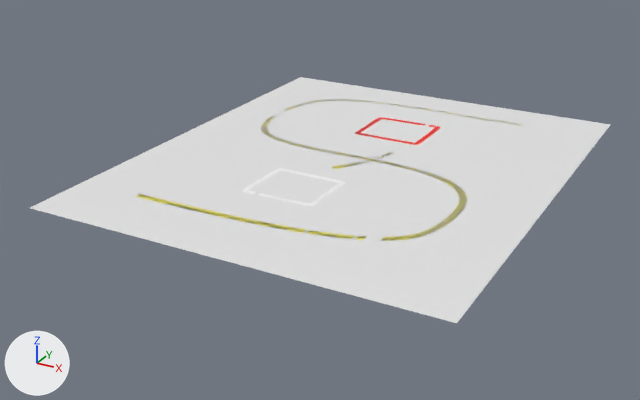
The FBX model Assets/Meshes/tape2.fbx as it was, and as the next commit left it.
Rendered twice from a 50 mm lens placed at (4.62, -9.29, 4.02), pointed at (-0.28, -0.37, -0.44). Lighting does not change. The marker at lower left points along +X, +Y and +Z. Where no turn or scale is listed for an object, it has been applied to the vertices. Vertices at the same position are counted once.
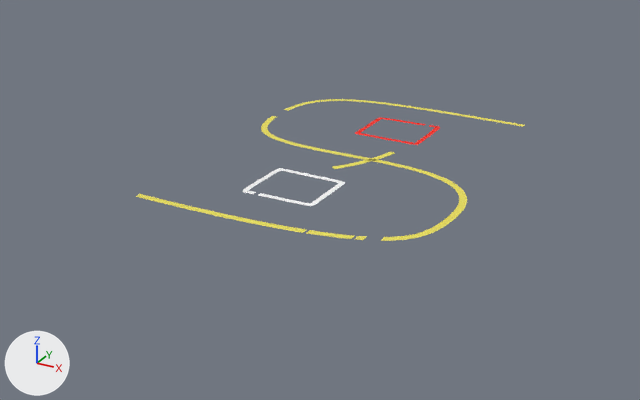
Where the newer file only moved an object's origin or applied its transform, the numbers keep the older frame.

Boxes (x1, y1, x2, y2) around the edits, measured in the pictures (640 x 400 px):
'Plane.001', deleted: before (30, 77, 611, 323)
part 1 of me_plane, cut back: before (135, 99, 515, 241); after (139, 99, 523, 241)
part 2 of me_plane, surface changed: before (145, 102, 465, 240); after (145, 99, 488, 240)
part 3 of me_plane_009, cut back: (243, 168, 345, 206) in both
part 4 of me_plane_008, cut back: before (332, 151, 394, 169); after (332, 152, 395, 169)
part 5 of me_plane_010, cut back: (355, 117, 440, 145) in both

The change, as a diff of the scene's bpy script:
```diff
--- a/Assets/Meshes/tape2.fbx.py
+++ b/Assets/Meshes/tape2.fbx.py
@@ me_plane_009 @@
 # used by ob_plane_003; location = (2.395, -2.609, 0.0)
-me_plane_009.from_pydata(...)  # 5253 vertices, 4700 faces; spans x -3.117..-2.163, y 1.125..1.973, z 0.0
+me_plane_009.from_pydata(...)  # 2961 vertices, 3526 faces; spans x -3.117..-2.163, y 1.125..1.973, z 0.0
+# me_plane_009 part 3: 26 vertices moved from x -3.095..-2.192, y 1.159..1.961, z 0.0 to x -3.092..-2.178, y 1.162..1.957, z 0.0; 3605 vertices removed from x -3.114..-2.164, y 1.125..1.972, z 0.0; 1313 vertices added at x -3.114..-2.165, y 1.125..1.972, z 0.0
 me_plane_009.materials.append(mat_material_003)
@@ me_plane_008 @@
 # used by ob_plane_002; location = (-0.446, 0.171, 0.0)
-me_plane_008.from_pydata(...)  # 835 vertices, 704 faces; spans x 0.282..0.783, y -0.522..0.37, z 0.0
+me_plane_008.from_pydata(...)  # 496 vertices, 525 faces; spans x 0.282..0.783, y -0.522..0.37, z 0.0
+# me_plane_008 part 4: 5 vertices moved from x 0.466..0.743, y -0.23..0.245, z 0.0 to x 0.475..0.738, y -0.247..0.246, z 0.0; 512 vertices removed from x 0.297..0.774, y -0.507..0.365, z 0.0; 173 vertices added at x 0.301..0.775, y -0.492..0.365, z 0.0
 me_plane_008.materials.append(mat_material_002)
@@ me_plane_010 @@
 # used by ob_plane_004; location = (-2.644, 2.887, 0.0)
-me_plane_010.from_pydata(...)  # 5232 vertices, 4700 faces; spans x 2.166..3.12, y -1.968..-1.12, z 0.0
+me_plane_010.from_pydata(...)  # 2944 vertices, 3462 faces; spans x 2.166..3.12, y -1.968..-1.12, z 0.0
+# me_plane_010 part 5: 45 vertices moved from x 2.175..3.112, y -1.952..-1.127, z 0.0 to x 2.178..3.109, y -1.949..-1.131, z 0.0; 3582 vertices removed from x 2.169..3.119, y -1.966..-1.121, z 0.0; 1294 vertices added at x 2.169..3.119, y -1.965..-1.12, z 0.0
 me_plane_010.materials.append(mat_material_004)
@@ me_plane @@
 # used by ob_plane; location = (0.0, 0.0, 0.0)
-me_plane.from_pydata(...)  # 10710 vertices, 8936 faces; spans x -1.85..1.72, y -2.19..2.44, z 0.0
+me_plane.from_pydata(...)  # 6264 vertices, 6510 faces; spans x -1.85..1.72, y -2.19..2.44, z 0.0
+# me_plane part 1: 395 vertices moved within x -1.83..1.7, y -2.17..2.42, z 0.0; 4910 vertices removed from x -1.84..1.71, y -2.19..2.44, z 0.0; 464 vertices added at x -1.84..1.7, y -2.19..2.43, z 0.0
+# me_plane part 2: 314 kept faces spanning x -1.85..1.72, y -2.19..2.44, z 0.0 get new texture (UV) coordinates
 me_plane.materials.append(mat_material_001)
@@ ob_plane_001 @@
-ob_plane_001 = bpy.data.objects.new('Plane.001', me_plane_001)
-ob_plane_001.location = (0.0, 0.0, 0.0)
```
